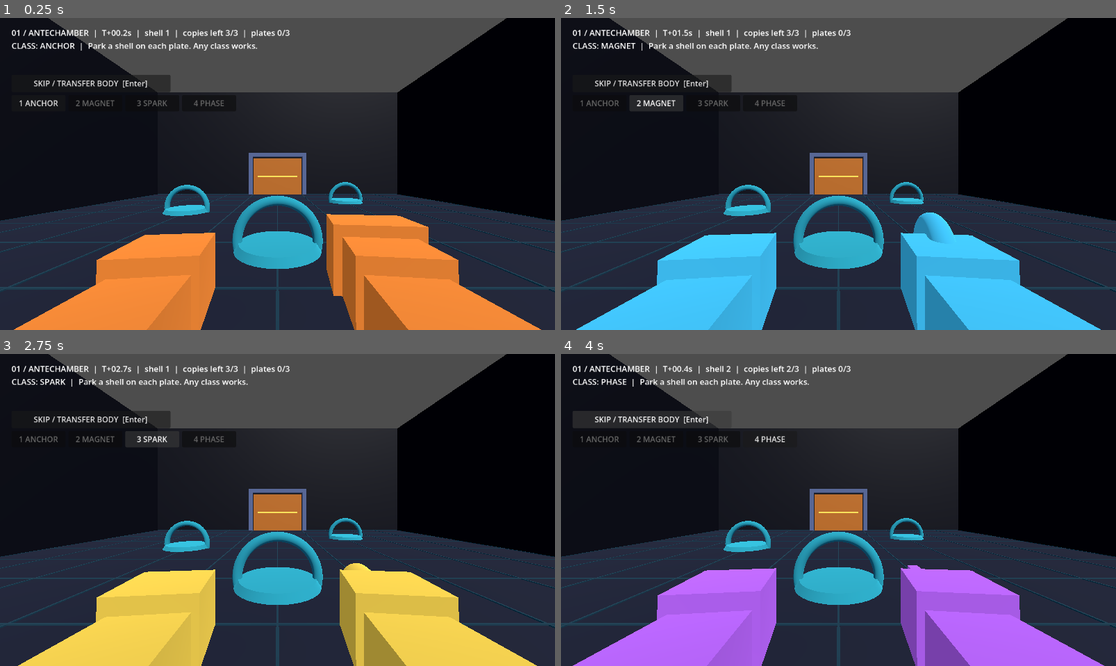
Above: before the commit, frames 1-4 (two rows, left to right).
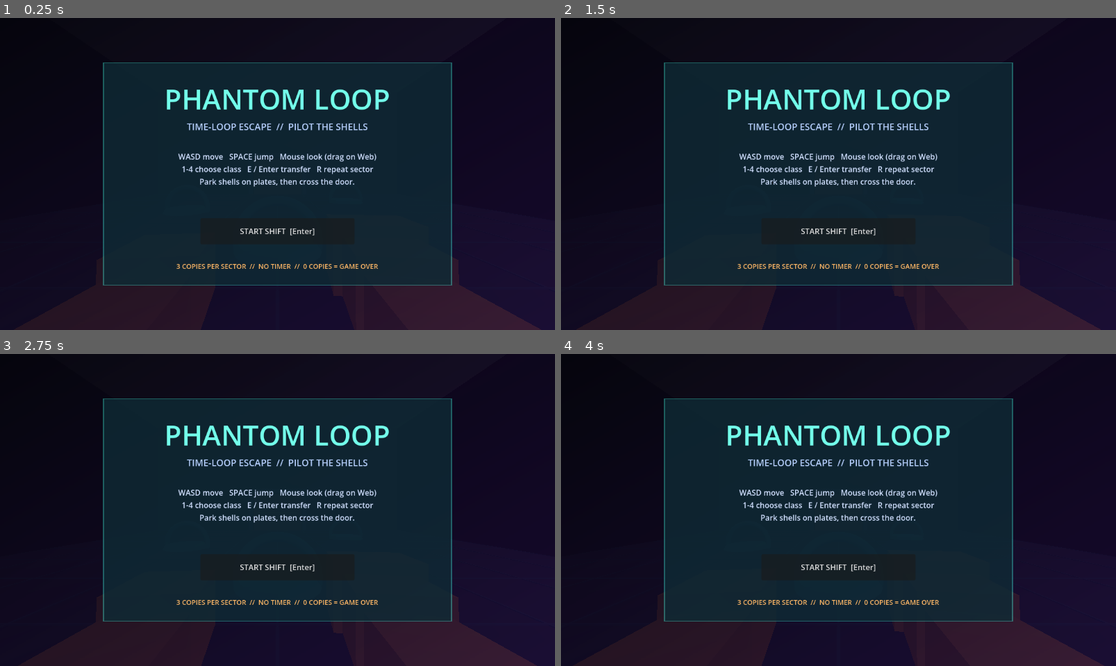
Above: after the commit, the same moments.

Repository: peakbuild112000/phantom-loop
Game: Godot game, scene res://scenes/main.tscn
The game is run twice, just before and just after one commit, with the same random seed, the same clock (stepped at 60 frames per second) and the same inputs.
Inputs (mouse positions are in pixels of both pictures, inside the frame that each line leads up to):
- Up to frame 1 (0.25 s): no input
- Up to frame 2 (1.5 s): click (599, 102) at 0.5 s, where only the run before the commit has a clickable "1 ANCHOR"; click (655, 102) at 1.25 s, where only the run before the commit has a clickable "2 MAGNET"
- Up to frame 3 (2.75 s): click (149, 438) at 2 s, where only the run before the commit has a clickable "3 SPARK"
- Up to frame 4 (4 s): click (771, 438) at 2.75 s, where only the run before the commit has a clickable "4 PHASE"; click (649, 419) at 3.5 s, where only the run before the commit has a clickable "SKIP / TRANSFER BODY [Enter]"

The runs differ from the first frame. In frame 1, 72% of the frame differs, in the area x 0-100%, y 0-100%; in frame 2, 71%; in frame 3, 71%; in frame 4, 72%.

Commit message:
feat: jump, 4 environmental sectors, procedural audio, start menu, R repeats sector

Diff:
--- a/project.godot
+++ b/project.godot
@@ -37,6 +37,11 @@
 "events": [Object(InputEventKey,"resource_local_to_scene":false,"resource_name":"","device":-1,"window_id":0,"alt_press …(192 unchanged characters)…
 ]
 }
+jump={
+"deadzone": 0.2,
+"events": [Object(InputEventKey,"resource_local_to_scene":false,"resource_name":"","device":-1,"window_id":0,"alt_pressed":false,"shift_pressed":false,"ctrl_pressed":false,"meta_pressed":false,"pressed":false,"keycode":0,"physical_keycode":32,"key_label":0,"unicode":32,"location":0,"echo":false,"script":null)
+]
+}
 interact={
 "deadzone": 0.2,
 "events": [Object(InputEventKey,"resource_local_to_scene":false,"resource_name":"","device":-1,"window_id":0,"alt_press …(192 unchanged characters)…
--- a/scripts/level_data.gd
+++ b/scripts/level_data.gd
@@ -19,6 +19,7 @@
 				{"pos": Vector3(0.0, 0.12, 2.5), "need": ANY},
 			],
 			"walls": [],
+			"movers": [],
 			"key": null,
 		},
 		{
@@ -34,6 +35,7 @@
 			"walls": [
 				{"pos": Vector3(0.0, 1.5, -1.0), "size": Vector3(6.0, 3.0, 0.5), "phase": false},
 			],
+			"movers": [],
 			"key": null,
 		},
 		{
@@ -47,6 +49,7 @@
 				{"pos": Vector3(0.0, 0.12, -6.5), "need": KEY, "r": 1.4},
 			],
 			"walls": [],
+			"movers": [],
 			"key": Vector3(0.0, 0.55, 3.0),
 		},
 		{
@@ -62,6 +65,82 @@
 			"walls": [
 				{"pos": Vector3(0.0, 2.0, -4.0), "size": Vector3(7.0, 4.0, 0.4), "phase": true},
 			],
+			"movers": [],
+			"key": null,
+		},
+		{
+			"name": "05 / STEP LADDER",
+			"hint": "SPACE jumps. Climb the blue steps to reach the high cyan pad.",
+			"spawn": Vector3(0.0, 1.0, 7.0),
+			"yaw": 0.0,
+			"plates": [
+				{"pos": Vector3(-6.0, 0.12, -1.0), "need": ANY},
+				{"pos": Vector3(6.0, 0.12, -1.0), "need": ANY},
+				{"pos": Vector3(0.0, 2.62, -6.5), "need": ANY},
+			],
+			"walls": [
+				{"pos": Vector3(-3.5, 0.5, -3.5), "size": Vector3(2.5, 1.0, 2.5), "color": "#1B4A66"},
+				{"pos": Vector3(-1.7, 1.25, -4.8), "size": Vector3(2.4, 2.5, 2.4), "color": "#256080"},
+				{"pos": Vector3(0.5, 1.25, -7.0), "size": Vector3(4.0, 2.5, 3.0), "color": "#2E7896"},
+			],
+			"movers": [],
+			"key": null,
+		},
+		{
+			"name": "06 / GRATED CELL",
+			"hint": "SPARK [3] lights the caged pad through the grate; PHASE [4] crosses the purple wall.",
+			"spawn": Vector3(0.0, 1.0, 7.0),
+			"yaw": 0.0,
+			"plates": [
+				{"pos": Vector3(-6.0, 0.12, 1.0), "need": ANY},
+				{"pos": Vector3(7.2, 0.12, 1.0), "need": 2, "r": 4.0},
+				{"pos": Vector3(0.0, 0.12, -7.0), "need": ANY},
+			],
+			"walls": [
+				{"pos": Vector3(5.2, 1.5, 1.0), "size": Vector3(0.4, 3.0, 4.5)},
+				{"pos": Vector3(9.2, 1.5, 1.0), "size": Vector3(0.4, 3.0, 4.5)},
+				{"pos": Vector3(7.2, 1.5, 3.3), "size": Vector3(4.4, 3.0, 0.4)},
+				{"pos": Vector3(7.2, 1.5, -1.3), "size": Vector3(4.4, 3.0, 0.4), "color": "#3A5B78"},
+				{"pos": Vector3(0.0, 2.0, -4.0), "size": Vector3(20.0, 4.0, 0.4), "phase": true},
+			],
+			"movers": [],
+			"key": null,
+		},
+		{
+			"name": "07 / MAGNET RIDGE",
+			"hint": "SPACE jumps to the high pad; MAGNET [2] leads the core through the slit to the gold pad.",
+			"spawn": Vector3(0.0, 1.0, 7.0),
+			"yaw": 0.0,
+			"plates": [
+				{"pos": Vector3(-6.0, 0.12, 3.0), "need": ANY},
+				{"pos": Vector3(4.0, 2.62, -3.0), "need": ANY},
+				{"pos": Vector3(0.0, 0.12, -7.5), "need": KEY, "r": 1.4},
+			],
+			"walls": [
+				{"pos": Vector3(-5.5, 1.5, -1.0), "size": Vector3(9.0, 3.0, 0.5)},
+				{"pos": Vector3(5.5, 1.5, -1.0), "size": Vector3(9.0, 3.0, 0.5)},
+				{"pos": Vector3(6.0, 0.5, -2.0), "size": Vector3(2.0, 1.0, 2.0), "color": "#1B4A66"},
+				{"pos": Vector3(4.0, 1.25, -3.0), "size": Vector3(3.0, 2.5, 3.0), "color": "#2E7896"},
+			],
+			"movers": [],
+			"key": Vector3(0.0, 0.55, 5.0),
+		},
+		{
+			"name": "08 / SWEEPING GATE",
+			"hint": "Jump the low bar with SPACE, then slip under the rising red gate to reach the back pad.",
+			"spawn": Vector3(0.0, 1.0, 7.0),
+			"yaw": 0.0,
+			"plates": [
+				{"pos": Vector3(-6.0, 0.12, 2.0), "need": ANY},
+				{"pos": Vector3(6.0, 0.12, 2.0), "need": ANY},
+				{"pos": Vector3(0.0, 0.12, -7.5), "need": ANY},
+			],
+			"walls": [
+				{"pos": Vector3(0.0, 0.4, -3.0), "size": Vector3(20.0, 0.8, 0.5), "color": "#6B4A20"},
+			],
+			"movers": [
+				{"pos": Vector3(0.0, 1.5, -5.0), "size": Vector3(20.0, 2.6, 0.5), "axis": "y", "amp": 1.9, "speed": 1.4, "phase": 0.0},
+			],
 			"key": null,
 		},
 	]
--- a/scripts/phantom_loop.gd
+++ b/scripts/phantom_loop.gd
@@ -5,6 +5,9 @@
 
 const TICK := 1.0 / 60.0
 const SPEED := 6.0
+const GRAVITY := 18.0
+const JUMP_SPEED := 8.0
+const FOOTSTEP_DISTANCE := 1.7
 const MAX_GHOSTS := 3
 const NEED_ANY := -1
 const NEED_KEY := -2
@@ -21,6 +24,7 @@
 var _ghost_classes: Array[int] = []
 var _cursors: Array[int] = []
 var _plates: Array[Dictionary] = []
+var _movers: Array[Dictionary] = []
 var _level_nodes: Array[Node] = []
 var _door: StaticBody3D
 var _door_col: CollisionShape3D
@@ -47,17 +51,32 @@
 var _flash: ColorRect
 var _flash_alpha := 0.0
 var _mouse_released_by_user := false
+var _jump_queued := false
+var _was_on_floor := true
+var _foot_acc := 0.0
+var _foot_flip := false
+var _audio: Dictionary = {}
+var _hud: CanvasLayer
+var _menu: CanvasLayer
+var _menu_title: Label
+var _in_menu := true
 
 func _ready() -> void:
 	_levels = LevelData.all()
 	_build_player()
+	_build_audio()
 	_build_hud()
+	_build_menu()
 	_load_level(0)
-	_apply_mouse_mode()
+	_set_menu(true)
 
 func _apply_mouse_mode() -> void:
 	# Called on boot AND after every level load / transfer: the mouse must never
 	# silently stay unlocked when a new sector starts.
+	if _in_menu:
+		Input.mouse_mode = Input.MOUSE_MODE_VISIBLE
+		_dragging = false
+		return
 	if OS.has_feature("web"):
 		# Web has no pointer lock - drag look keeps HUD buttons clickable.
 		# Keep dragging if the button is still held during the transition.
@@ -70,11 +89,32 @@
 		Input.mouse_mode = Input.MOUSE_MODE_CAPTURED
 		_dragging = false
 
+func _set_menu(show: bool) -> void:
+	_in_menu = show
+	_menu.visible = show
+	_hud.visible = not show
+	_jump_queued = false
+	_dragging = false
+	_apply_mouse_mode()
+
+func _start_game() -> void:
+	if not _in_menu:
+		return
+	_set_menu(false)
+	_play("ui")
+
+func _restart_level() -> void:
+	# R repeats the sector you are in, not the whole run.
+	var idx := _level_idx
+	_load_level(idx)
+	_set_menu(false)
+	_play("ui")
+
 func _physics_process(delta: float) -> void:
 	if Input.is_action_just_pressed("restart"):
-		get_tree().reload_current_scene()
+		_restart_level()
 		return
-	if _won or _game_over or _transition > 0.0:
+	if _in_menu or _won or _game_over or _transition > 0.0:
 		return
 	_acc += delta
 	var steps := 0
@@ -134,7 +174,12 @@
 		_cam.fov = 75.0
 
 func _unhandled_input(event: InputEvent) -> void:
-	if event is InputEventKey and event.pressed:
+	if _in_menu:
+		if event is InputEventKey and event.pressed and not event.echo:
+			if event.keycode == KEY_ENTER or event.keycode == KEY_SPACE:
+				_start_game()
+		return
+	if event is InputEventKey and event.pressed and not event.echo:
 		match event.keycode:
 			KEY_1: _select_class(0)
 			KEY_2: _select_class(1)
@@ -146,6 +191,8 @@
 			KEY_E:
 				if not _won and not _game_over:
 					_finish_loop()
+			KEY_SPACE:
+				_jump_queued = true
 			KEY_ESCAPE:
 				_mouse_released_by_user = true
 				_apply_mouse_mode()
@@ -172,7 +219,34 @@
 	var dir := (_player.global_transform.basis * local).normalized()
 	_player.velocity.x = dir.x * SPEED
 	_player.velocity.z = dir.z * SPEED
+	# Gravity + one-shot jump, consumed on the exact fixed step we land on.
+	if _player.is_on_floor():
+		if _jump_queued:
+			_player.velocity.y = JUMP_SPEED
+			_play("jump")
+		else:
+			_player.velocity.y = 0.0
+		_jump_queued = false
+	else:
+		_player.velocity.y -= GRAVITY * dt
+	var before := _player.global_position
 	_player.move_and_slide()
+	var grounded := _player.is_on_floor()
+	if grounded and not _was_on_floor:
+		_play("land")
+	_was_on_floor = grounded
+	# Footsteps are distance-based, so they stay in sync on Web and desktop.
+	var walked := Vector2(_player.global_position.x - before.x, _player.global_position.z - before.z).length()
+	if grounded and walked > 0.001:
+		_foot_acc += walked
+		if _foot_acc >= FOOTSTEP_DISTANCE:
+			_foot_acc -= FOOTSTEP_DISTANCE
+			_play("step_a" if not _foot_flip else "step_b")
+			_foot_flip = not _foot_flip
+	elif not grounded:
+		_foot_acc = 0.0
+	for m in _movers:
+		(m["body"] as Node3D).global_position = m["base"] + _mover_offset(m, _elapsed)
 	_frames.append({"pos": _player.global_position, "cls": _current_class})
 
 	for i in _ghosts.size():
@@ -202,15 +276,18 @@
 		var pos: Vector3 = plate["pos"]
 		var active := false
 		if need == NEED_KEY:
-			active = _key != null and _flat_dist(_key.global_position, pos) < radius
+			active = _key != null and _near(_key.global_position, pos, radius)
 		else:
-			if _class_matches(need, _current_class) and _flat_dist(_player.global_position, pos) < radius:
+			if _class_matches(need, _current_class) and _near(_player.global_position, pos, radius):
 				active = true
 			if not active:
 				for i in _ghosts.size():
-					if _class_matches(need, _ghost_classes[i]) and _flat_dist(_ghosts[i].global_position, pos) < radius:
+					if _class_matches(need, _ghost_classes[i]) and _near(_ghosts[i].global_position, pos, radius):
 						active = true
 						break
+		if active and not bool(plate.get("was_active", false)):
+			_play("plate")
+		plate["was_active"] = active
 		plate["active"] = active
 		var mat: StandardMaterial3D = plate["mat"]
 		mat.albedo_color = Color(0.35, 1.0, 0.85) if active else plate["off_color"]
@@ -219,6 +296,7 @@
 			all = false
 	if all and not _door_latched:
 		_door_latched = true
+		_play("door")
 	_open_door(_door_latched)
 
 func _class_matches(need: int, cls: int) -> bool:
@@ -226,6 +304,19 @@
 
 func _flat_dist(a: Vector3, b: Vector3) -> float:
 	return Vector2(a.x - b.x, a.z - b.z).length()
+
+func _near(a: Vector3, b: Vector3, radius: float) -> bool:
+	# Height matters for the new elevated pads: standing under one must not count.
+	return absf(a.y - b.y) < 1.4 and _flat_dist(a, b) < radius
+
+func _mover_offset(m: Dictionary, t: float) -> Vector3:
+	var off := Vector3.ZERO
+	var v := sin(t * float(m["speed"]) + float(m["phase"])) * float(m["amp"])
+	match String(m["axis"]):
+		"x": off.x = v
+		"y": off.y = v
+		"z": off.z = v
+	return off
 
 func _move_key(dt: float) -> void:
 	if _key == null:
@@ -257,12 +348,14 @@
 	# No shells left: this transfer is a loss, not another free reset.
 	if _recordings.size() >= MAX_GHOSTS:
 		_game_over = true
+		_play("lose")
 		_flash.color = Color(0.75, 0.06, 0.12, 0.3)
 		_flash_alpha = 0.3
 		_update_hud()
 		return
 	if _frames.size() > 2:
 		_recordings.append(_frames.duplicate(true))
+	_play("transfer")
 	var c: Color = RobotShell.CLASS_COLORS[_current_class]
 	_flash.color = Color(c.r, c.g, c.b, 0.32)
 	_flash_alpha = 0.32
@@ -276,6 +369,11 @@
 	_frames.clear()
 	_door_latched = false
 	_pitch = 0.0
+	_jump_queued = false
+	_was_on_floor = true
+	_foot_acc = 0.0
+	for m in _movers:
+		(m["body"] as Node3D).global_position = m["base"] + _mover_offset(m, 0.0)
 	_apply_mouse_mode()
 	_cam.rotation.x = 0.0
 	_player.rotation.y = float(level.get("yaw", 0.0))
@@ -302,6 +400,7 @@
 		_cursors.append(0)
 	for plate in _plates:
 		plate["active"] = false
+		plate["was_active"] = false
 		var mat: StandardMaterial3D = plate["mat"]
 		mat.albedo_color = plate["off_color"]
 		mat.emission_energy_multiplier = 0.25
@@ -327,10 +426,12 @@
 	_player.collision_mask = 1 if cls == 3 else 5
 	for i in _class_buttons.size():
 		_class_buttons[i].modulate = Color(1, 1, 1, 1) if i == cls else Color(0.45, 0.45, 0.45, 1)
+	_play("ui")
 	_update_hud()
 
 func _win() -> void:
 	_won = true
+	_play("win")
 	_door_col.disabled = false
 	_door_target_y = 1.5
 	_flash.color = Color(0.6, 1.0, 0.8, 0.55)
@@ -344,7 +445,9 @@
 	if _level_idx + 1 < _levels.size():
 		_load_level(_level_idx + 1)
 	else:
-		get_tree().reload_current_scene()
+		# All sectors cleared: offer the menu again instead of a silent reload.
+		_menu_title.text = "RUN COMPLETE"
+		_set_menu(true)
 
 func _load_level(idx: int) -> void:
 	_level_idx = idx
@@ -352,6 +455,7 @@
 		n.queue_free()
 	_level_nodes.clear()
 	_plates.clear()
+	_movers.clear()
 	_recordings.clear()
 	_loops = 1
 	_won = false
@@ -361,7 +465,22 @@
 	var level: Dictionary = _levels[idx]
 	_build_room()
 	for w in level.get("walls", []):
-		_box(w["pos"], w["size"], Color(0.18, 0.20, 0.32), 3 if w.get("phase", false) else 1)
+		var wall_color := Color(0.18, 0.20, 0.32)
+		if w.has("color"):
+			wall_color = Color.html(String(w["color"]))
+		if w.get("phase", false):
+			wall_color = Color(0.55, 0.30, 0.90)
+		_box(w["pos"], w["size"], wall_color, 3 if w.get("phase", false) else 1)
+	for m in level.get("movers", []):
+		var body := _box(m["pos"], m["size"], Color(0.90, 0.22, 0.26), 1)
+		_movers.append({
+			"body": body,
+			"base": m["pos"],
+			"axis": m.get("axis", "y"),
+			"amp": m.get("amp", 1.0),
+			"speed": m.get("speed", 1.0),
+			"phase": m.get("phase", 0.0),
+		})
 	_build_door()
 	for p in level["plates"]:
 		_make_plate(p)
@@ -388,7 +507,7 @@
 	var msg := "%s  |  T+%04.1fs  |  shell %d  |  copies left %d/%d  |  plates %d/%d\n" % [level["name"], _elapsed, mini(_loops, MAX_GHOSTS + 1), left, MAX_GHOSTS, active, _plates.size()]
 	msg += "CLASS: %s  |  %s\n" % [RobotShell.CLASS_NAMES[_current_class], level["hint"]]
 	if _game_over:
-		msg = "GAME OVER - OUT OF COPIES\nPress R to restart the run"
+		msg = "GAME OVER - OUT OF COPIES\nPress R to repeat this sector"
 	elif _won:
 		msg = "SECTOR CLEAR - %s in %d shells\nOpening next sector..." % [level["name"], _loops]
 	elif left == 0:
@@ -556,6 +675,7 @@
 
 func _build_hud() -> void:
 	var canvas := CanvasLayer.new()
+	_hud = canvas
 	_label = Label.new()
 	_label.position = Vector2(24.0, 18.0)
 	_label.add_theme_font_size_override("font_size", 17)
@@ -581,3 +701,140 @@
 	_flash.mouse_filter = Control.MOUSE_FILTER_IGNORE
 	canvas.add_child(_flash)
 	add_child(canvas)
+
+func _build_menu() -> void:
+	_menu = CanvasLayer.new()
+	_menu.layer = 10
+	var bg := TextureRect.new()
+	bg.set_anchors_preset(Control.PRESET_FULL_RECT)
+	bg.stretch_mode = TextureRect.STRETCH_SCALE
+	var grad := Gradient.new()
+	grad.colors = PackedColorArray([
+		Color(0.02, 0.03, 0.08, 0.94),
+		Color(0.10, 0.04, 0.20, 0.86),
+		Color(0.02, 0.02, 0.05, 0.96),
+	])
+	var tex := GradientTexture2D.new()
+	tex.gradient = grad
+	tex.fill_from = Vector2(0.0, 0.0)
+	tex.fill_to = Vector2(1.0, 1.0)
+	tex.width = 256
+	tex.height = 256
+	bg.texture = tex
+	bg.mouse_filter = Control.MOUSE_FILTER_IGNORE
+	_menu.add_child(bg)
+	var edge := ColorRect.new()
+	edge.set_anchors_preset(Control.PRESET_CENTER)
+	edge.position = Vector2(-362.0, -232.0)
+	edge.size = Vector2(724.0, 464.0)
+	edge.color = Color(0.25, 1.0, 0.90, 0.35)
+	_menu.add_child(edge)
+	var frame := ColorRect.new()
+	frame.set_anchors_preset(Control.PRESET_CENTER)
+	frame.position = Vector2(-360.0, -230.0)
+	frame.size = Vector2(720.0, 460.0)
+	frame.color = Color(0.03, 0.05, 0.11, 0.72)
+	_menu.add_child(frame)
+	_menu_title = Label.new()
+	_menu_title.text = "PHANTOM LOOP"
+	_menu_title.set_anchors_preset(Control.PRESET_CENTER)
+	_menu_title.position = Vector2(-320.0, -196.0)
+	_menu_title.size = Vector2(640.0, 90.0)
+	_menu_title.horizontal_alignment = HORIZONTAL_ALIGNMENT_CENTER
+	_menu_title.add_theme_font_size_override("font_size", 58)
+	_menu_title.add_theme_color_override("font_color", Color(0.45, 1.0, 0.92))
+	_menu.add_child(_menu_title)
+	var sub := Label.new()
+	sub.text = "TIME-LOOP ESCAPE  //  PILOT THE SHELLS"
+	sub.set_anchors_preset(Control.PRESET_CENTER)
+	sub.position = Vector2(-320.0, -112.0)
+	sub.size = Vector2(640.0, 40.0)
+	sub.horizontal_alignment = HORIZONTAL_ALIGNMENT_CENTER
+	sub.add_theme_font_size_override("font_size", 19)
+	sub.add_theme_color_override("font_color", Color(0.72, 0.82, 1.0))
+	_menu.add_child(sub)
+	var info := Label.new()
+	info.text = "WASD move   SPACE jump   Mouse look (drag on Web)\n1-4 choose class   E / Enter transfer   R repeat sector\nPark shells on plates, then cross the door."
+	info.set_anchors_preset(Control.PRESET_CENTER)
+	info.position = Vector2(-320.0, -48.0)
+	info.size = Vector2(640.0, 110.0)
+	info.horizontal_alignment = HORIZONTAL_ALIGNMENT_CENTER
+	info.add_theme_font_size_override("font_size", 16)
+	info.add_theme_color_override("font_color", Color(0.82, 0.88, 1.0))
+	_menu.add_child(info)
+	var start := Button.new()
+	start.text = "START SHIFT  [Enter]"
+	start.set_anchors_preset(Control.PRESET_CENTER)
+	start.position = Vector2(-160.0, 92.0)
+	start.size = Vector2(320.0, 54.0)
+	start.pressed.connect(_start_game)
+	_menu.add_child(start)
+	var footer := Label.new()
+	footer.text = "3 COPIES PER SECTOR  //  NO TIMER  //  0 COPIES = GAME OVER"
+	footer.set_anchors_preset(Control.PRESET_CENTER)
+	footer.position = Vector2(-340.0, 182.0)
+	footer.size = Vector2(680.0, 34.0)
+	footer.horizontal_alignment = HORIZONTAL_ALIGNMENT_CENTER
+	footer.add_theme_font_size_override("font_size", 14)
+	footer.add_theme_color_override("font_color", Color(1.0, 0.72, 0.40))
+	_menu.add_child(footer)
+	add_child(_menu)
+
+func _build_audio() -> void:
+	_audio["step_a"] = _make_player(_synth(110.0, 0.09, 0.85, 30.0, -0.3), -9.0)
+	_audio["step_b"] = _make_player(_synth(85.0, 0.10, 0.82, 28.0, -0.4), -9.0)
+	_audio["jump"] = _make_player(_synth(260.0, 0.16, 0.12, 9.0, 1.1), -7.0)
+	_audio["land"] = _make_player(_synth(130.0, 0.14, 0.50, 18.0, -0.5), -8.0)
+	_audio["plate"] = _make_player(_synth(720.0, 0.18, 0.05, 8.0, 0.2), -6.0)
+	_audio["door"] = _make_player(_synth(150.0, 0.45, 0.25, 3.5, -0.6), -6.0)
+	_audio["transfer"] = _make_player(_synth(320.0, 0.30, 0.20, 6.0, 1.8), -7.0)
+	_audio["win"] = _make_player(_synth(440.0, 0.55, 0.04, 2.5, 1.6), -5.0)
+	_audio["lose"] = _make_player(_synth(220.0, 0.60, 0.25, 2.5, -0.8), -5.0)
+	_audio["ui"] = _make_player(_synth(900.0, 0.06, 0.03, 30.0, 0.0), -12.0)
+
+func _make_player(stream: AudioStream, db: float) -> AudioStreamPlayer:
+	var player := AudioStreamPlayer.new()
+	player.stream = stream
+	player.volume_db = db
+	add_child(player)
+	return player
+
+func _play(name: String) -> void:
+	var player: AudioStreamPlayer = _audio.get(name)
+	if player != null:
+		player.play()
+
+func _shutdown_audio() -> void:
+	# Used by the headless smoke test before quit() so the audio server has no
+	# live playbacks when the process tears down.
+	for key in _audio.keys():
+		var player: AudioStreamPlayer = _audio[key]
+		player.stop()
+		player.stream = null
+	_audio.clear()
+
+func _synth(freq: float, dur: float, noise: float, decay: float, sweep: float) -> AudioStreamWAV:
+	# Tiny procedural PCM samples: no external audio assets in the export.
+	var rate := 22050
+	var count := int(float(rate) * dur)
+	var data := PackedByteArray()
+	data.resize(count * 2)
+	var phase := 0.0
+	var rng_state := 987654321
+	for i in range(count):
+		var t := float(i) / float(rate)
+		var env: float = exp(-decay * t) * clampf(1.0 - t / dur, 0.0, 1.0)
+		var f := freq * (1.0 + sweep * t)
+		phase += 6.2831853 * f / float(rate)
+		rng_state = (rng_state * 1103515245 + 12345) & 0x7fffffff
+		var rnd := float(rng_state) / 1073741824.0 - 1.0
+		var wave := sin(phase) * (1.0 - noise) + rnd * noise
+		var v := int(clampf(wave * env * 0.7, -1.0, 1.0) * 32000.0)
+		data[i * 2] = v & 0xff
+		data[i * 2 + 1] = (v >> 8) & 0xff
+	var wav := AudioStreamWAV.new()
+	wav.format = AudioStreamWAV.FORMAT_16_BITS
+	wav.mix_rate = rate
+	wav.stereo = false
+	wav.data = data
+	return wav
--- a/tests/smoke_test.gd
+++ b/tests/smoke_test.gd
@@ -106,4 +106,39 @@
 		shell.free()
 		vm.free()
 	print("VIEWMODELS_OK=", models_ok)
+
+	# 11. A queued jump actually lifts the shell off the floor.
+	main.call("_load_level", 0)
+	main.set("_jump_queued", true)
+	for i in range(3):
+		main.call("_step", 1.0 / 60.0)
+	print("JUMP=", player.velocity.y > 0.0 and player.global_position.y > 0.9)
+
+	# 12. Elevated plates need height, not just XZ overlap.
+	main.call("_load_level", 4)
+	var high: Dictionary = (main.get("_plates") as Array)[2]
+	player.global_position = Vector3(high["pos"].x, 0.8, high["pos"].z)
+	main.call("_step", 1.0 / 60.0)
+	var under: bool = high["active"]
+	player.global_position = high["pos"] + Vector3(0.0, 0.7, 0.0)
+	main.call("_step", 1.0 / 60.0)
+	print("HIGH_PLATE_UNDER_FALSE=", not under, " ON_PLATFORM=", high["active"])
+
+	# 13. The red gate moves with the loop clock.
+	main.call("_load_level", 7)
+	var movers: Array = main.get("_movers")
+	var gate: Node3D = movers[0]["body"]
+	var gate_start: Vector3 = gate.global_position
+	for i in range(30):
+		main.call("_step", 1.0 / 60.0)
+	print("GATE_MOVES=", gate.global_position.distance_to(gate_start) > 0.1)
+
+	# 14. Boot menu, audio and R repeating the current sector only.
+	main.call("_start_game")
+	var closed_menu: bool = not bool(main.get("_in_menu"))
+	main.set("_level_idx", 5)
+	main.call("_restart_level")
+	print("MENU_CLOSED=", closed_menu, " R_KEEPS_LEVEL=", main.get("_level_idx") == 5)
+	print("AUDIO_READY=", (main.get("_audio") as Dictionary).size(), " MENU_READY=", main.get("_menu") != null)
+	main.call("_shutdown_audio")
 	quit()
Not shown, changed: docs/COPY_ME.md
Not shown, changed: docs/PHANTOM_LOOP.md
